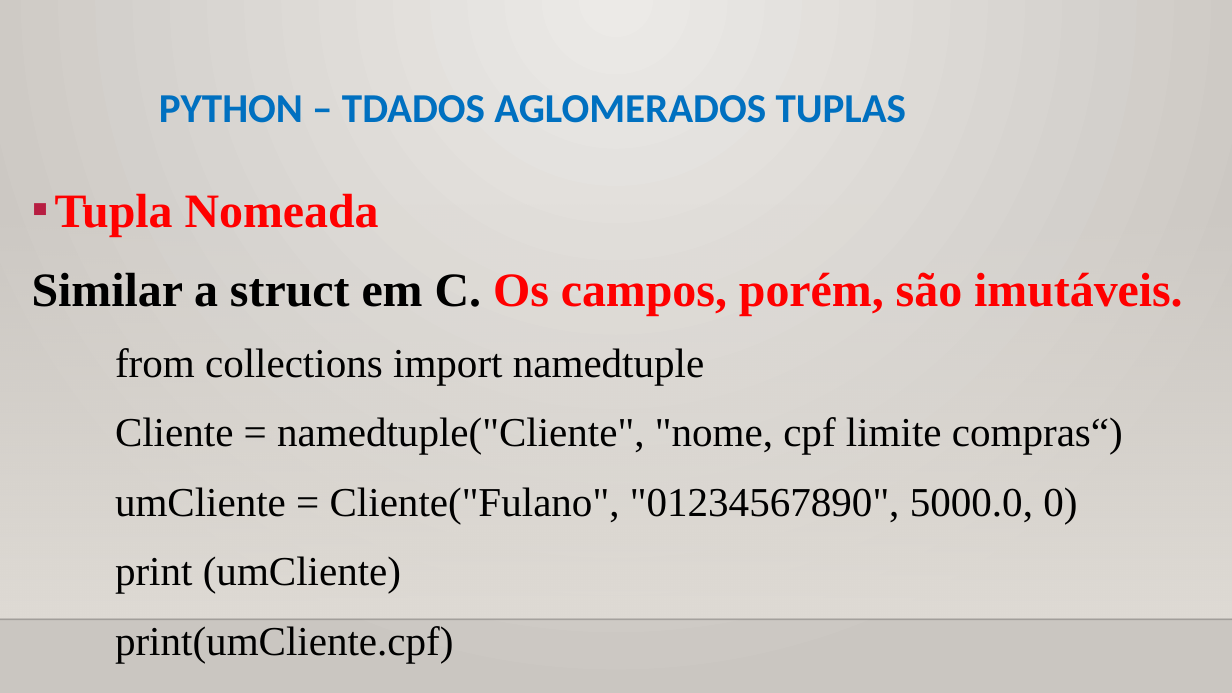
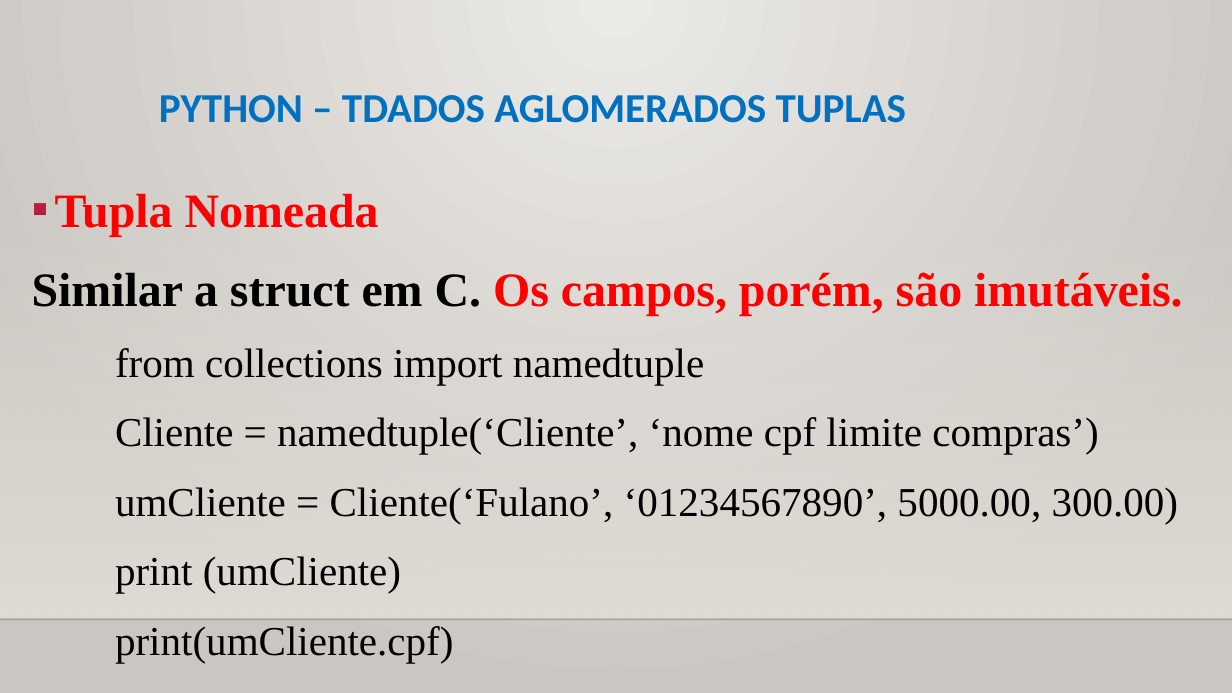
Before and after one commit to CloudEducationBrazil/WydenPythonParadigmas, a slide deck: slide 18 of 01 Classes/Aula 07 Programação Python.pptx. Drawn at 1232x693 pixels with LibreOffice and Linux fonts; fonts in the diff are those of the drawing; background and template pictures are left out. Boxes give left, top, right and bottom in pixels: in the first picture for what was removed or moved away, otherwise in the second. Text is boxed around its words. In the diff, an @@ line names an element or a change of style, - is before the commit and + after.

Commit message:
Exemplos Python Struct

```diff
--- a/01 Classes/Aula 07 Programação Python.pptx
+++ b/01 Classes/Aula 07 Programação Python.pptx
@@ text at box(115, 417, 1179, 524): text changed @@
-  Cliente = namedtuple("Cliente", "nome, cpf limite compras“)
-  umCliente = Cliente("Fulano", "01234567890", 5000.0, 0)
+  Cliente = namedtuple(‘Cliente’, ‘nome cpf limite compras’)
+  umCliente = Cliente(‘Fulano’, ‘01234567890’, 5000.00, 300.00)
```
Also in this commit, not shown: 1 other slide changed, 3 other files.
